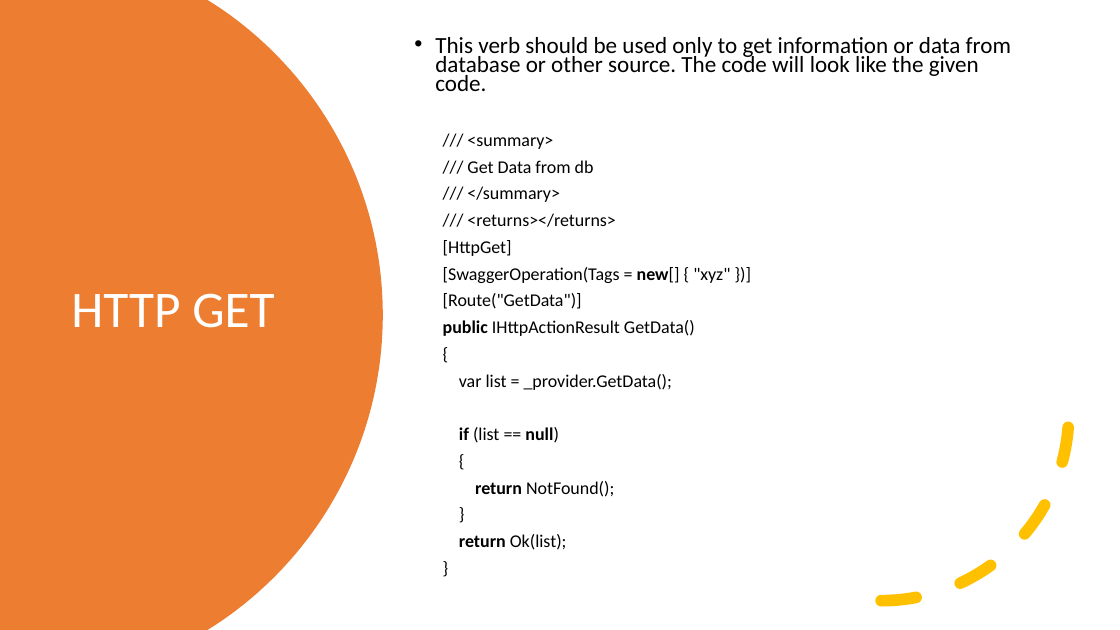
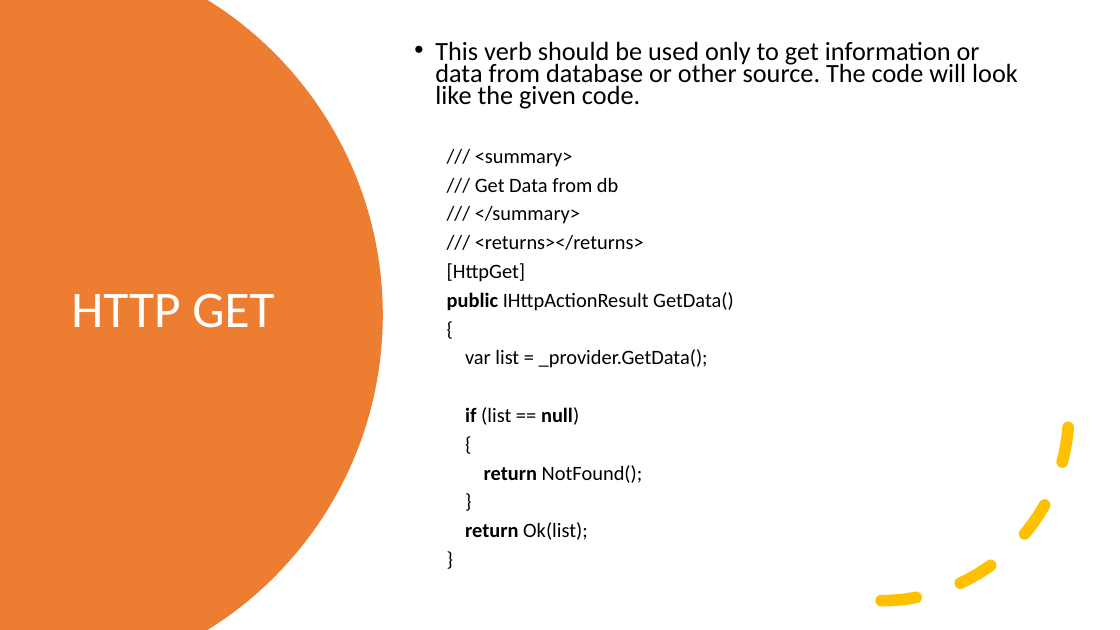
Before and after one commit to byteridge/GarageInternship2020, a slide deck: slide 10 of WebApi/WEB API 2.0 (1).pptx (slide 13 before the commit). Drawn at 1120x630 pixels with LibreOffice and Linux fonts; fonts in the diff are those of the drawing. Boxes give left, top, right and bottom in pixels: in the first picture for what was removed or moved away, otherwise in the second. Text is boxed around its words. In the diff, an @@ line names an element or a change of style, - is before the commit and + after.

```diff
--- a/WebApi/WEB API 2.0 (1).pptx
+++ b/WebApi/WEB API 2.0 (1).pptx
@@ text "This verb should be used ..." at box(435, 41, 1018, 540): size 19.8 to 22.5 pt in "This verb should be used only to ..."; size 15.4 to 17.5 pt in "/// <summary>", "/// Get Data from db", "/// </summary>", "/// <returns></returns>" and 10 more places @@
@@ text at box(443, 267, 730, 309): paragraphs removed @@
-[SwaggerOperation(Tags = new[] { "xyz" })]
-[Route("GetData")]
```
Also in this commit, not shown: 7 other slides changed, 2 slides added, 4 slides removed.
